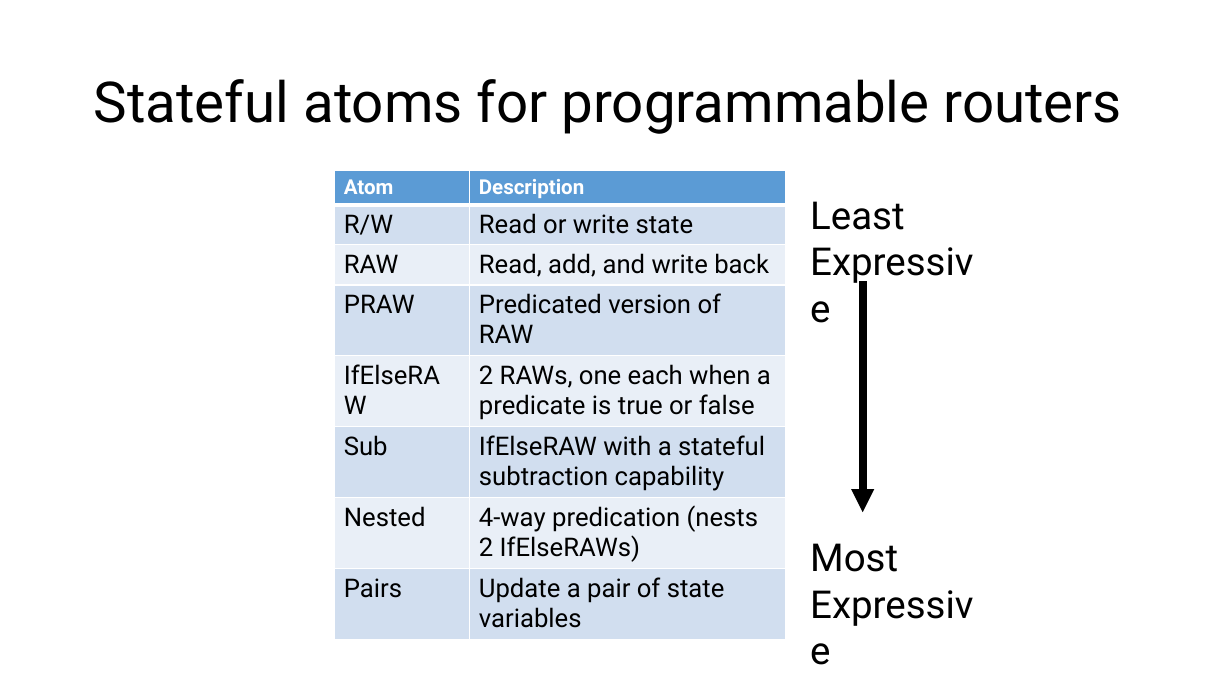
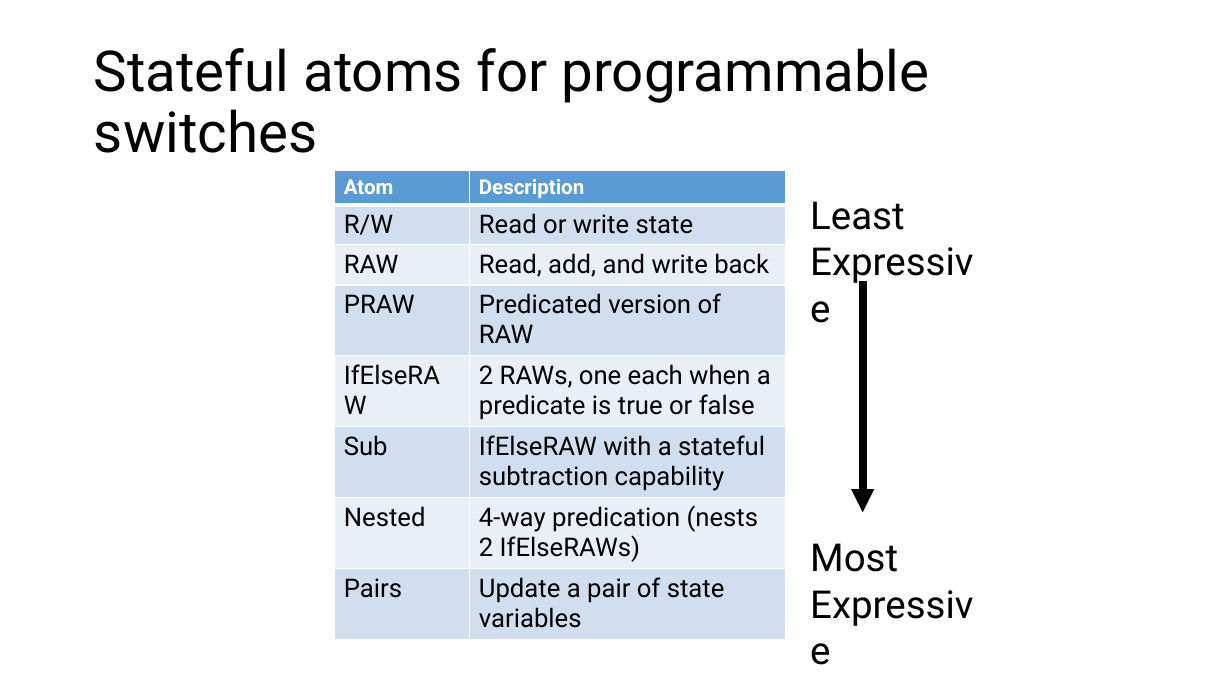
Before and after one commit to anirudhSK/pifo-domino-marple-ppts, a slide deck: slide 19 of domino_sigcomm.pptx. Drawn at 1232x693 pixels with LibreOffice and Linux fonts; fonts in the diff are those of the drawing. Boxes give left, top, right and bottom in pixels: in the first picture for what was removed or moved away, otherwise in the second. Text is boxed around its words. In the diff, an @@ line names an element or a change of style, - is before the commit and + after.

```diff
--- a/domino_sigcomm.pptx
+++ b/domino_sigcomm.pptx
@@ title at (x1=94, y1=48, x2=930, y2=153): text changed @@
-Stateful atoms for programmable routers
+Stateful atoms for programmable switches
```
Also in this commit, not shown: 2 other slides changed.
